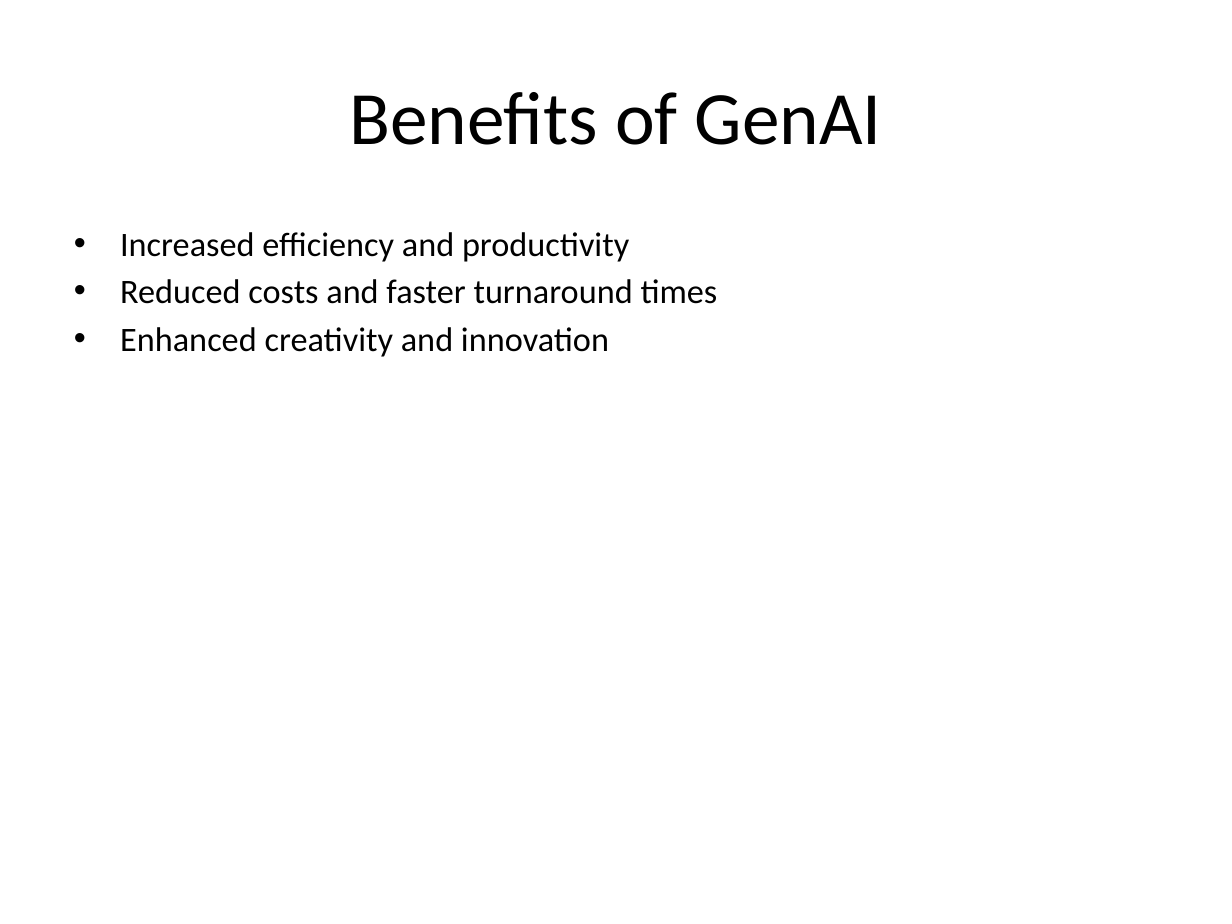
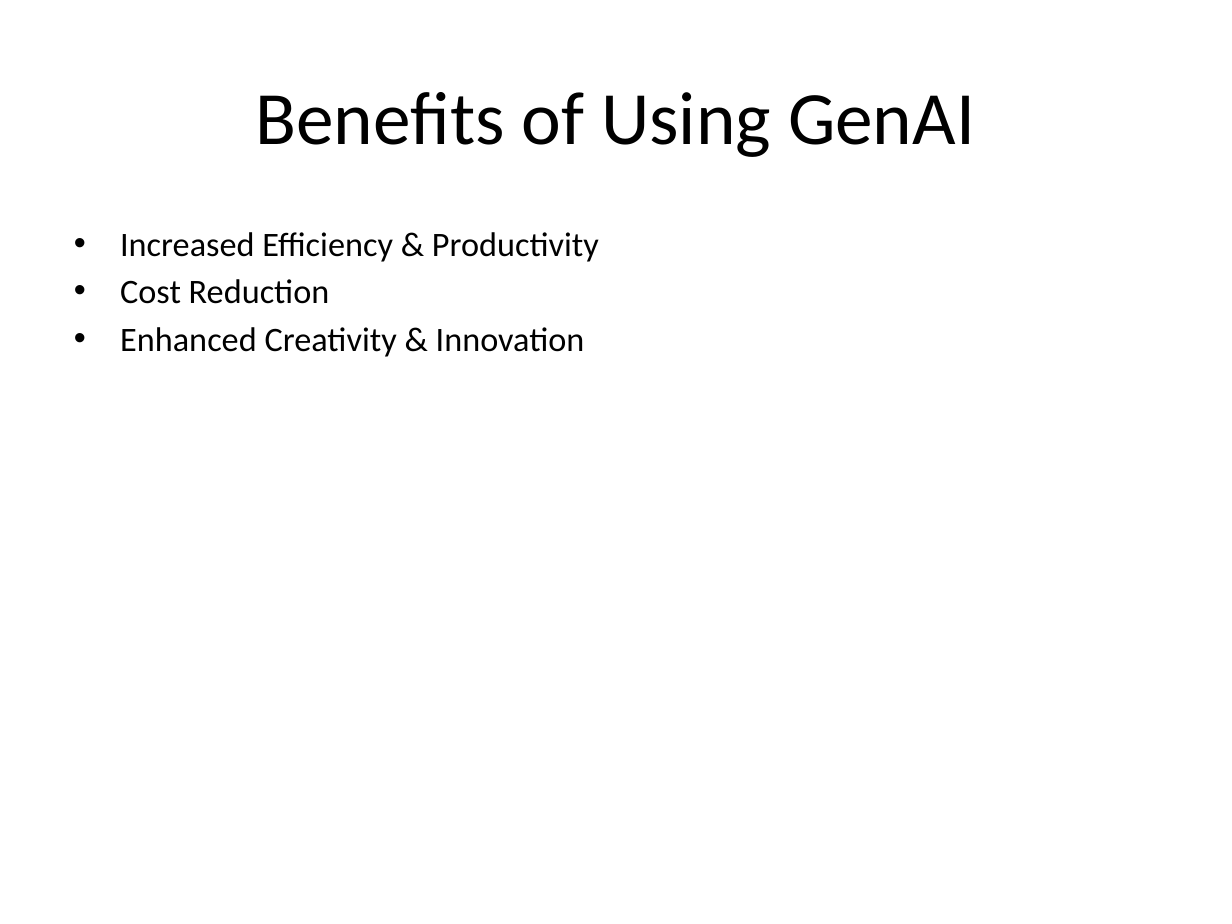
Before and after one commit to AkashAk2/fabric, a slide deck: slide 6 of services/agno_service/output.pptx (slide 7 before the commit). Drawn at 1232x924 pixels with LibreOffice and Linux fonts; fonts in the diff are those of the drawing. Boxes give left, top, right and bottom in pixels: in the first picture for what was removed or moved away, otherwise in the second. Text is boxed around its words. In the diff, an @@ line names an element or a change of style, - is before the commit and + after.

```diff
--- a/services/agno_service/output.pptx
+++ b/services/agno_service/output.pptx
@@ title at (x1=256, y1=92, x2=975, y2=157): text changed @@
-Benefits of GenAI
+Benefits of Using GenAI
@@ text at (x1=120, y1=232, x2=599, y2=357): text changed @@
-• Increased efficiency and productivity
-• Reduced costs and faster turnaround times
-• Enhanced creativity and innovation
+• Increased Efficiency & Productivity
+• Cost Reduction
+• Enhanced Creativity & Innovation
```
Also in this commit, not shown: 5 other slides changed, 4 slides added, 7 slides removed, 3 other files.
